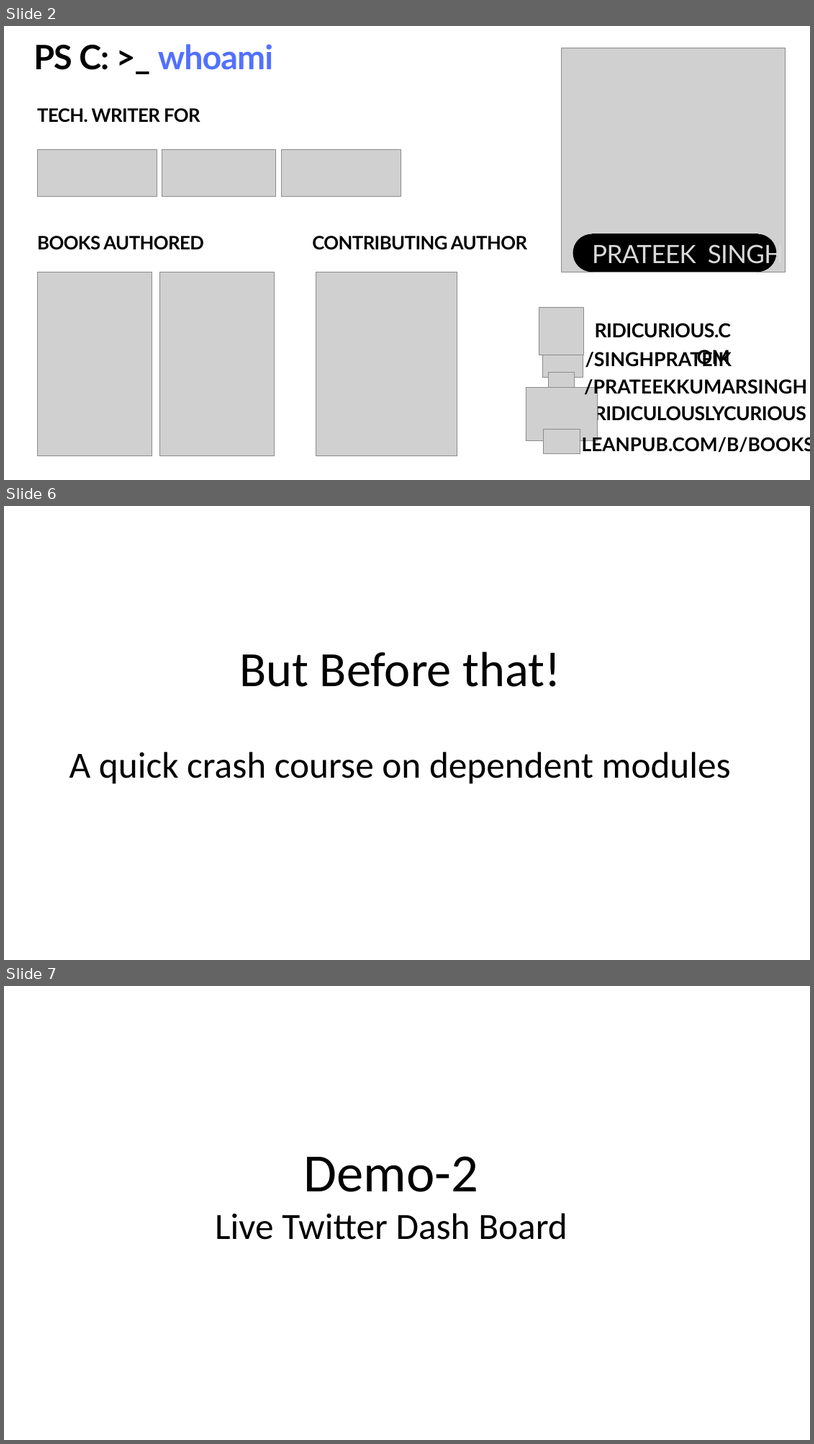
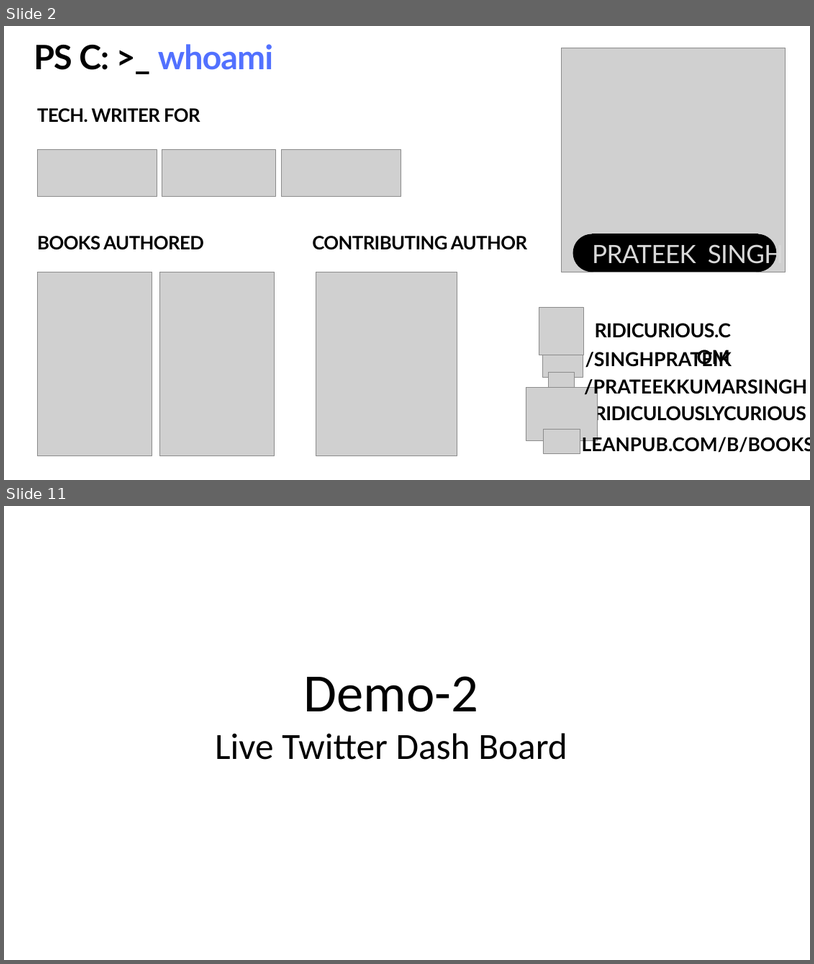
Before and after one commit to PrateekKumarSingh/Presentations, a slide deck: Power-of-the-Console/ppt/Power-of-the-console.pptx. Shown one above the other, each under a label of ours: slides 2, 6 and 7 before the commit, slides 2 and 11 after it; the slides between them are not shown. The pictures are 814x1444 and 814x964 pixels, drawn with LibreOffice and Linux fonts; fonts in the diff are those of the drawing; grey boxes stand for pictures; background and template pictures are left out. Boxes give left, top, right and bottom in pixels: in the first picture for what was removed or moved away, otherwise in the second. Text is boxed around its words. In the diff, an @@ line names an element or a change of style, - is before the commit and + after.

```diff
--- a/Power-of-the-Console/ppt/Power-of-the-console.pptx
+++ b/Power-of-the-Console/ppt/Power-of-the-console.pptx
@@ slide 6 removed at (4, 506, 810, 960), background #FFFFFF @@
@@ text removed at (70, 651, 731, 784) @@
-But Before that!
-A quick crash course on dependent modules
@@ what was slide 7 is now slide 11 @@
```
Also in this commit, not shown: 4 slides changed, 8 slides added, 2 other slides removed, 41 other files.
